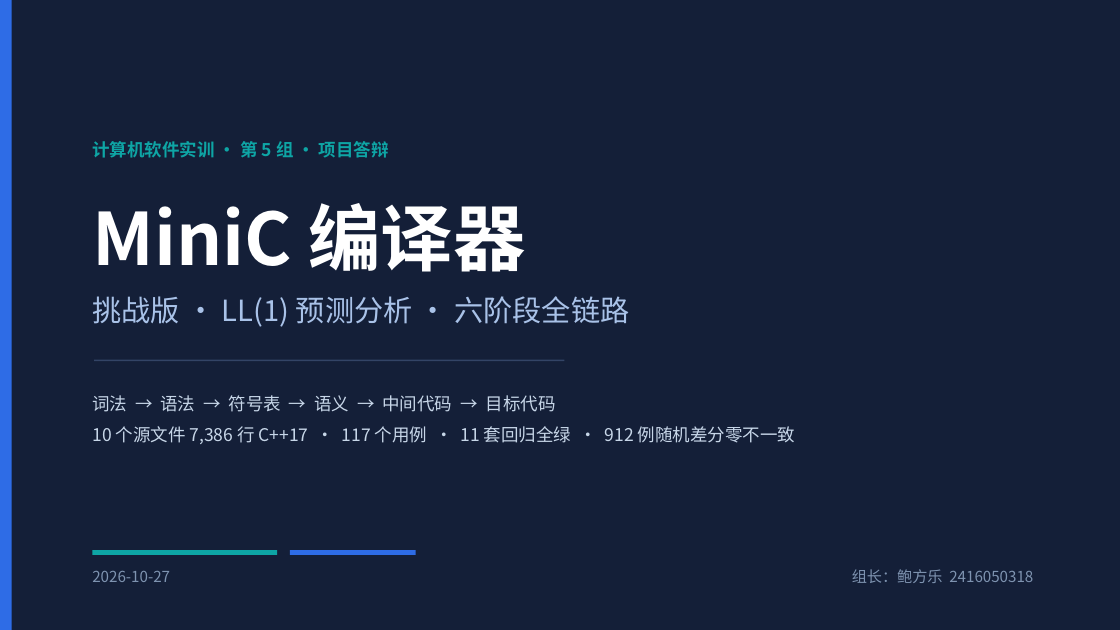
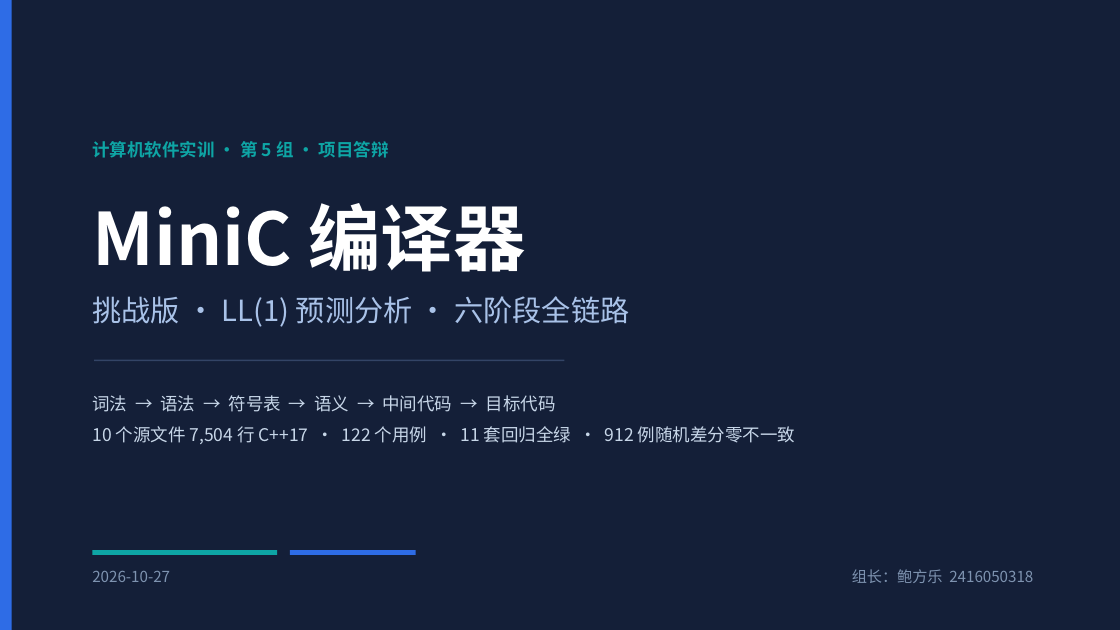
Before and after one commit to 9527-qincheng/MiniCCompiler, a slide deck: slide 1 of docs/MiniC编译器_答辩演示.pptx. Drawn at 1120x630 pixels with LibreOffice and Linux fonts; fonts in the diff are those of the drawing. Boxes give left, top, right and bottom in pixels: in the first picture for what was removed or moved away, otherwise in the second. Text is boxed around its words. In the diff, an @@ line names an element or a change of style, - is before the commit and + after.

```diff
--- a/docs/MiniC编译器_答辩演示.pptx
+++ b/docs/MiniC编译器_答辩演示.pptx
@@ text at (92, 426, 795, 444): text changed @@
-10 个源文件 7,386 行 C++17 · 117 个用例 · 11 套回归全绿 · 912 例随机差分零不一致
+10 个源文件 7,504 行 C++17 · 122 个用例 · 11 套回归全绿 · 912 例随机差分零不一致
```
Also in this commit, not shown: 4 other slides changed, 51 other files.
